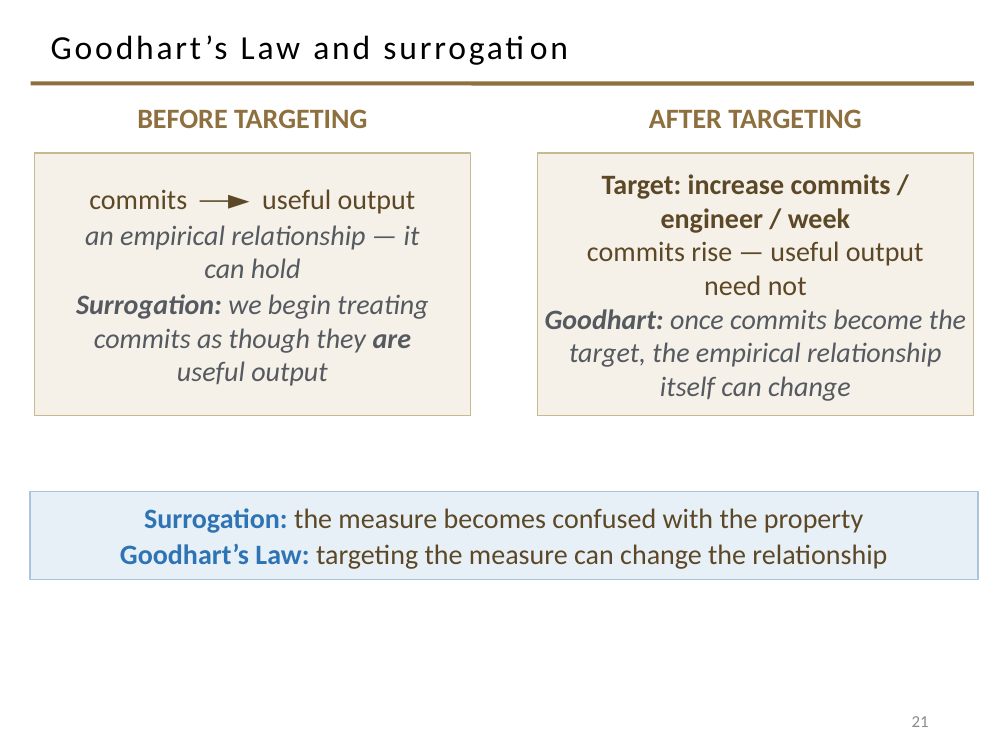
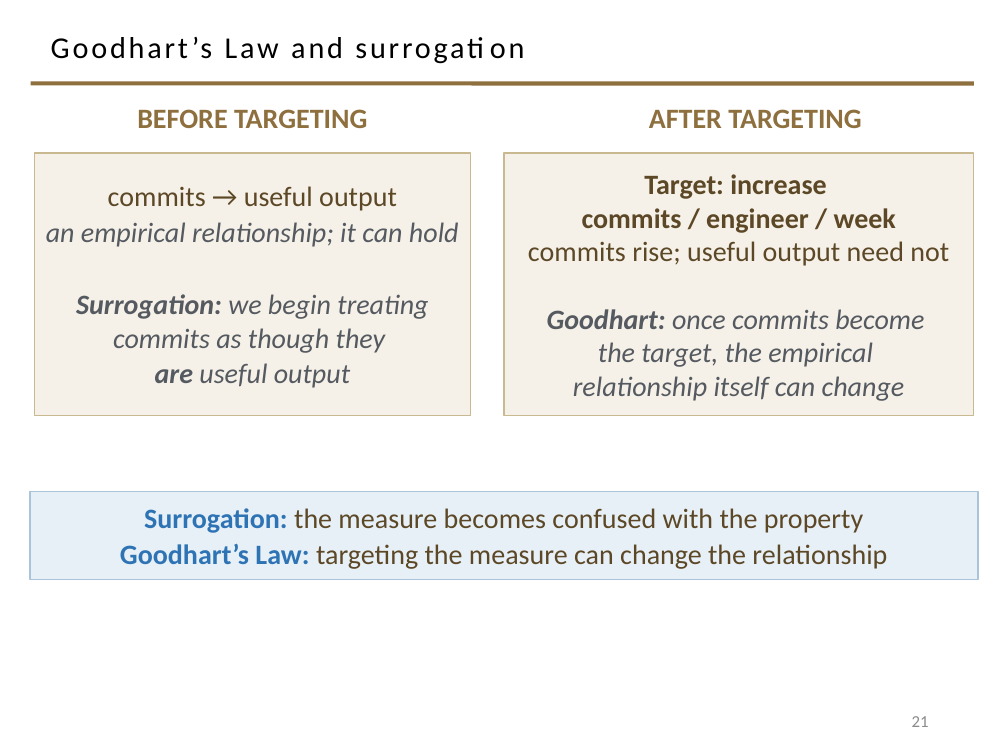
Before and after one commit to davisjam/model-based-agentic-software-engineering, a slide deck: slide 21 of course/lectures/act-1-foundations/09-engineering-decision-making-and-metrics/1-9-Engineering-Decision-Making-and-Metrics.pptx. Drawn at 1008x756 pixels with LibreOffice and Linux fonts; fonts in the diff are those of the drawing; background and template pictures are left out. Boxes give left, top, right and bottom in pixels: in the first picture for what was removed or moved away, otherwise in the second. Text is boxed around its words. In the diff, an @@ line names an element or a change of style, - is before the commit and + after.

```diff
--- a/course/lectures/act-1-foundations/09-engineering-decision-making-and-metrics/1-9-Engineering-Decision-Making-and-Metrics.pptx
+++ b/course/lectures/act-1-foundations/09-engineering-decision-making-and-metrics/1-9-Engineering-Decision-Making-and-Metrics.pptx
@@ title "Goodhart’s Law and surrogation" at (x1=51, y1=37, x2=343, y2=59): size 24 to 21.6 pt @@
@@ rectangle "Target: increase" resized from (x1=537, y1=153, x2=974, y2=415) to (x1=504, y1=153, x2=974, y2=415) @@
@@ text in rectangle at (x1=528, y1=174, x2=949, y2=401): text changed @@
-Target: increase commits / engineer / week
-commits rise — useful output need not
-Goodhart: once commits become the target, the empirical relationship itself can change
+Target: increase
+commits / engineer / week
+commits rise; useful output need not
+Goodhart: once commits become
+the target, the empirical
+relationship itself can change
@@ text in rectangle at (x1=46, y1=186, x2=459, y2=388): text changed @@
-commits ──► useful output
-an empirical relationship — it can hold
-Surrogation: we begin treating commits as though they are useful output
+commits → useful output
+an empirical relationship; it can hold
+Surrogation: we begin treating commits as though they
+are useful output
```
Also in this commit, not shown: 23 other slides changed.
